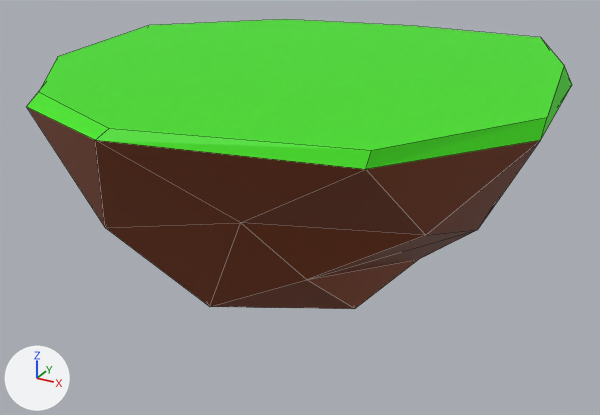
One commit to the Blender file DevRes/Models/SmallestHoverWorld.blend: the scene before it, then after it.
Before and after are seen from a 50 mm lens placed at (6.4, -11.65, 3.47), pointed at (-0.19, 0.33, -2.52). Every picture has the same lights, and +X, +Y and +Z are marked at lower left. Mesh edges are drawn as thin lines.

The scene before the commit, as lines of its bpy script (objects in view):
```python
mat_grass = principled_material('Grass')
mat_grass.base_color = (0.0501, 0.8, 0.000733)  # green #3fe702
mat_soil = principled_material('Soil')
mat_soil.base_color = (0.22, 0.0449, 0.00946)  # brown #813c19
mat_soil.roughness = 0.4
me_icosphere = bpy.data.meshes.new('Icosphere')
me_icosphere.from_pydata(...)  # 36 vertices, 51 faces; spans x -4.5..4.14, y -4.01..4.28, z -4.08..0.1
# faces by material slot: [40, 11]
me_icosphere.materials.append(mat_soil)  # brown #813c19
me_icosphere.materials.append(mat_grass)  # green #3fe702
ob_icosphere = bpy.data.objects.new('Icosphere', me_icosphere)
ob_icosphere.location = (0.0, 0.0, 0.0)
```
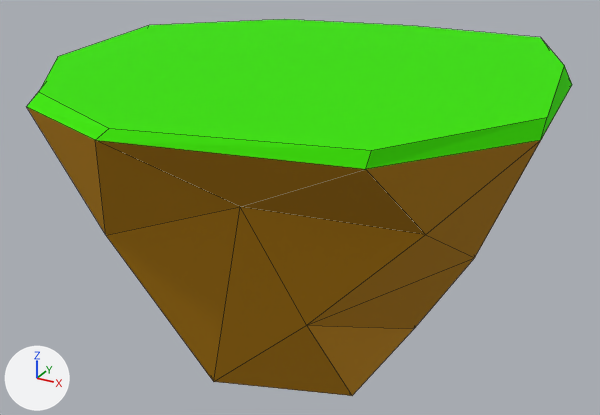
The newer file is also turned or shifted as a whole; pictures and numbers use the older file's frame.

Where the change shows, as pixel boxes (x1, y1, x2, y2) in the pictures (600 x 415 px; the box of a moved part takes in the faces that stretch with it):
'Icosphere', recoloured, surface changed, reshaped (30% taller): before (27, 19, 572, 309); after (27, 19, 572, 396)
part 1 of me_icosphere, moved or reshaped: before (27, 107, 541, 309); after (27, 91, 569, 396)

Patch to the scene script:
```diff
--- a/DevRes/Models/SmallestHoverWorld.blend.py
+++ b/DevRes/Models/SmallestHoverWorld.blend.py
@@ mat_soil @@
 mat_soil = principled_material('Soil')
-mat_soil.base_color = (0.22, 0.0449, 0.00946)  # brown #813c19
+mat_soil.base_color = (0.497, 0.23, 0.00733)  # orange #bb8415
 mat_soil.roughness = 0.4
@@ mat_grass @@
 mat_grass.base_color = (0.0501, 0.8, 0.000733)  # green #3fe702
+mat_grass.specular_ior_level = 0.1
@@ me_icosphere @@
 me_icosphere.from_pydata(...)  # 36 vertices, 51 faces; spans x -4.5..4.14, y -4.01..4.28, z -4.08..0.1
 # used by ob_icosphere; location = (0.0, 0.0, 0.0)
+# me_icosphere part 1: all 16 vertices in x -3.97..2.97, y -3.02..3.1, z -4.08..-1.43 are scaled about their middle by (1, 1, 1.79), then moved by (0.0, 0.0, -0.81)
 me_icosphere.materials.append(mat_soil)
```
